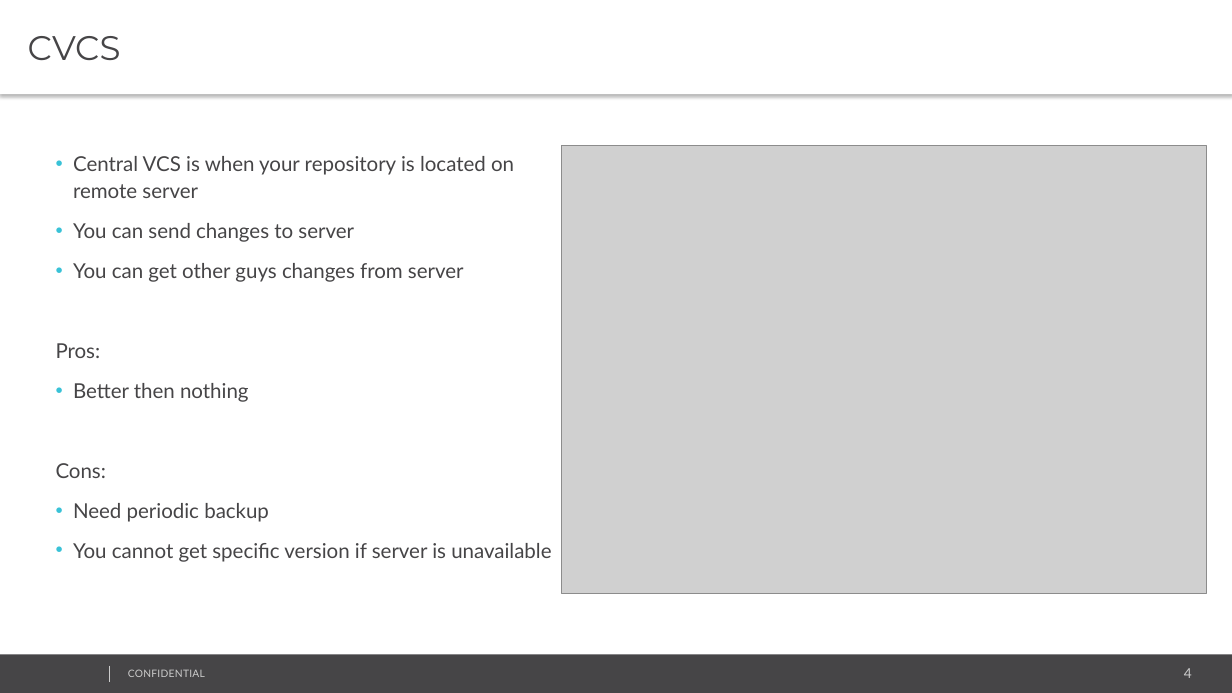
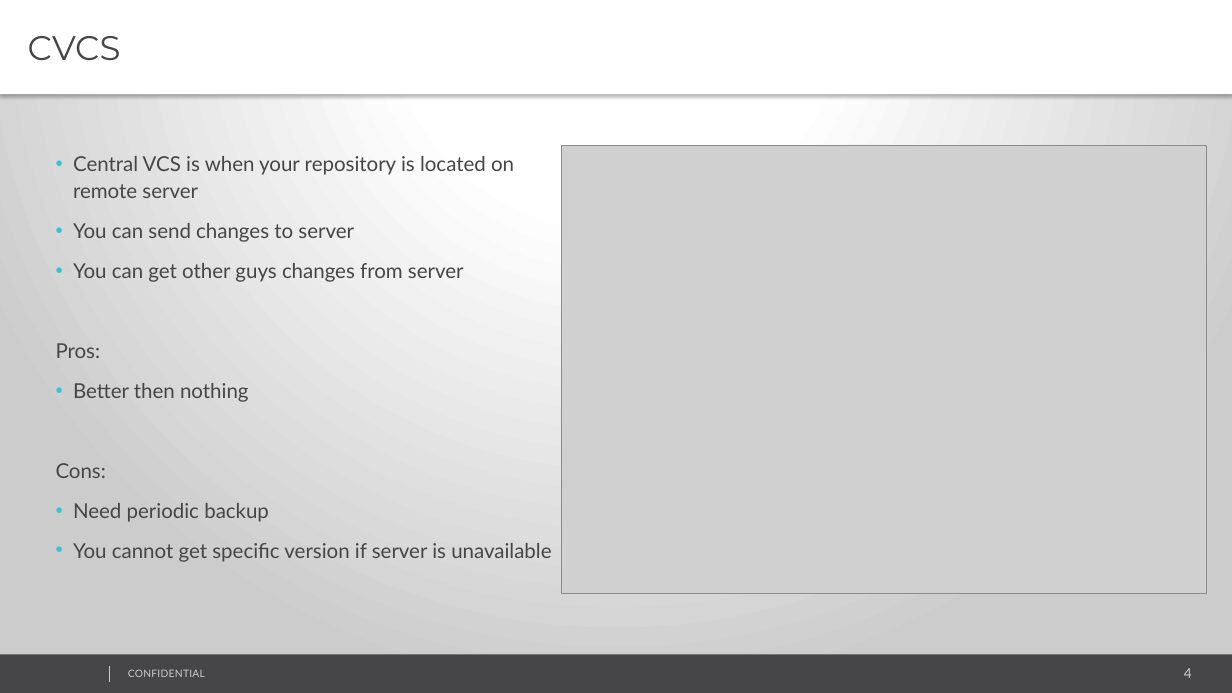
Before and after one commit to TaniaSheva/Igel, a slide deck: slide 4 of part1.pptx. Drawn at 1232x693 pixels with LibreOffice and Linux fonts; fonts in the diff are those of the drawing; grey boxes stand for pictures; background and template pictures are left out. Boxes give left, top, right and bottom in pixels: in the first picture for what was removed or moved away, otherwise in the second. Text is boxed around its words. In the diff, an @@ line names an element or a change of style, - is before the commit and + after.

```diff
--- a/part1.pptx
+++ b/part1.pptx
@@ background #FFFFFF to gradient #FFFFFF to #CCCCCC @@
```
Also in this commit, not shown: 12 other slides changed.
